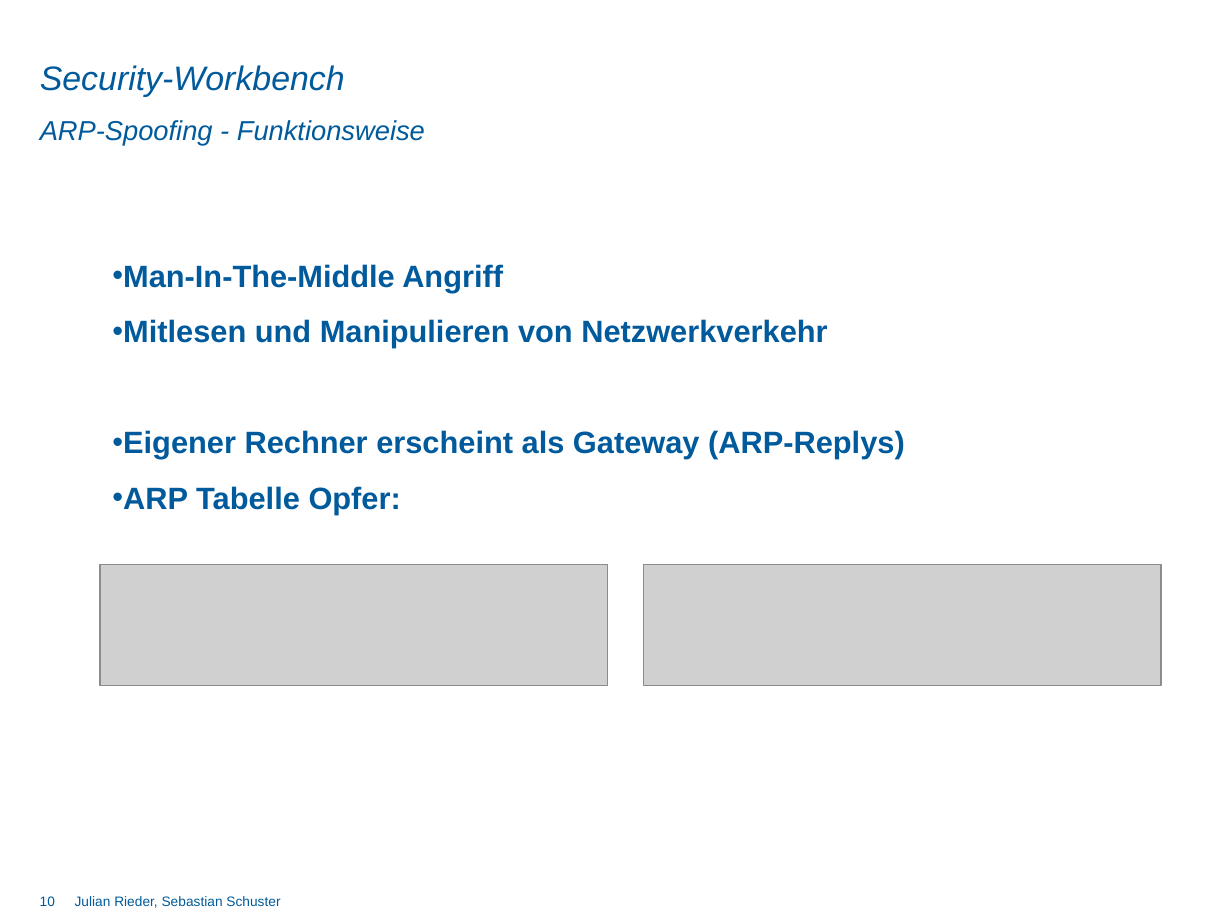
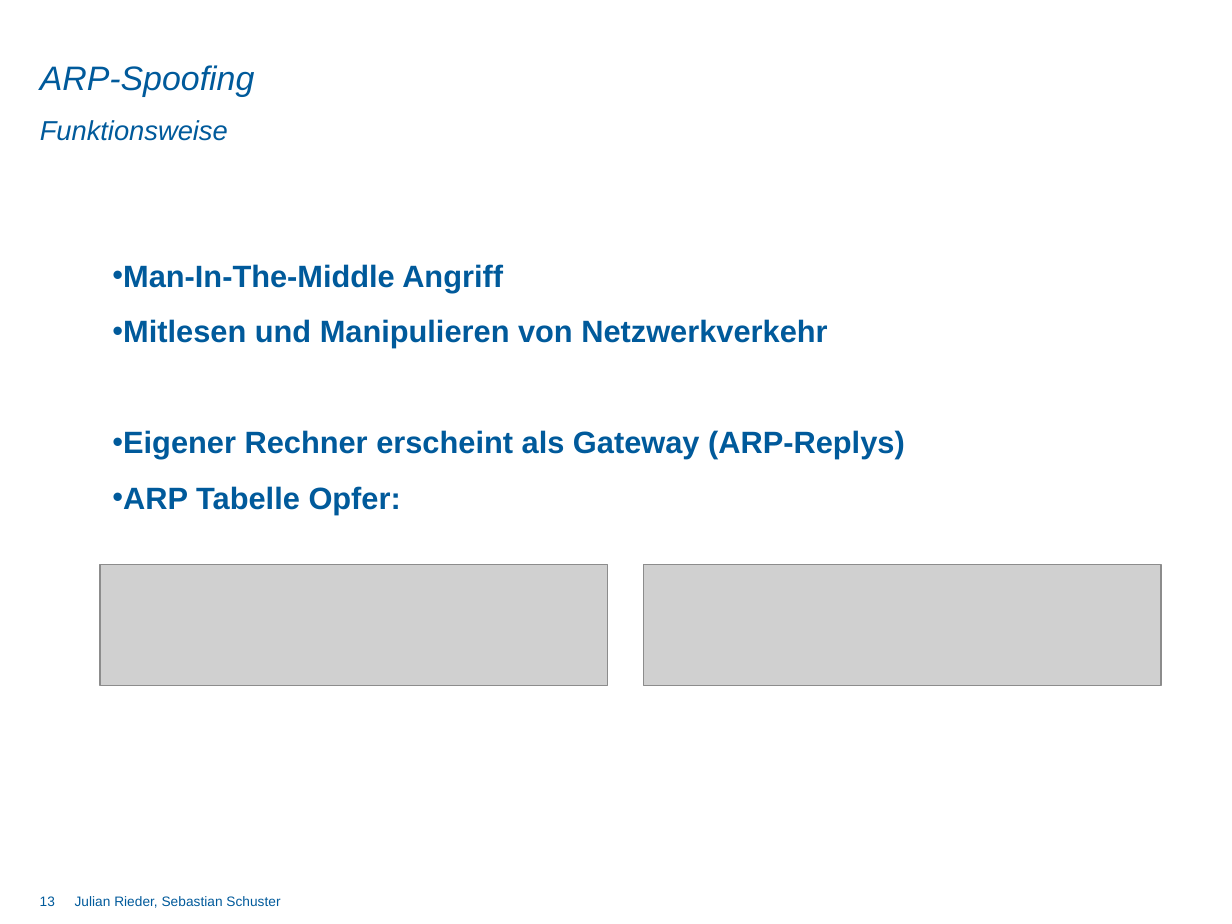
Before and after one commit to DominikSchlecht/masterProjWS15, a slide deck: slide 13 of Praesentation/Abschlusspräsentation/Endpräsentation_kurz.pptx (slide 10 before the commit). Drawn at 1232x924 pixels with LibreOffice and Linux fonts; fonts in the diff are those of the drawing; grey boxes stand for pictures; background and template pictures are left out. Boxes give left, top, right and bottom in pixels: in the first picture for what was removed or moved away, otherwise in the second. Text is boxed around its words. In the diff, an @@ line names an element or a change of style, - is before the commit and + after.

```diff
--- a/Praesentation/Abschlusspräsentation/Endpräsentation_kurz.pptx
+++ b/Praesentation/Abschlusspräsentation/Endpräsentation_kurz.pptx
@@ title at bbox=[40, 65, 255, 97]: text changed @@
-Security-Workbench
+ARP-Spoofing
@@ subtitle at bbox=[40, 120, 228, 141]: text changed @@
-ARP-Spoofing - Funktionsweise
+Funktionsweise
@@ page number at bbox=[40, 896, 55, 906]: text changed @@
-10
+13
```
Also in this commit, not shown: 13 other slides changed, 5 slides added, 2 slides removed.
